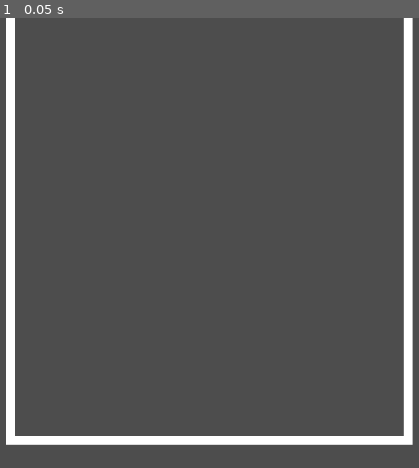
Above: before the commit, frame 1.
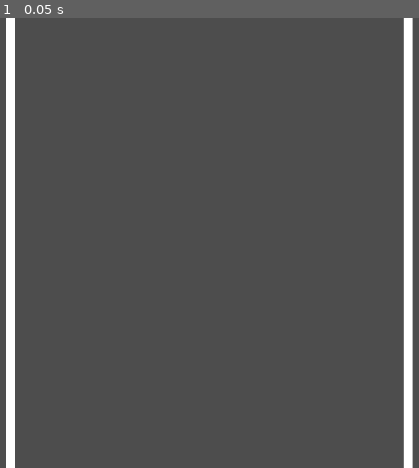
Above: after the commit, the same moment.

Repository: kksgandhi/other-peoples-money
Game: Godot game, scene res://scenes/game.tscn
The game is run twice, just before and just after one commit, with the same random seed, the same clock (stepped at 60 frames per second) and the same inputs.
Inputs:
- Up to frame 1 (0.05 s): no input

The runs differ from the first frame. In frame 1, 2.1% of the frame differs, in the area x 1-99%, y 92-100%.

Commit message:
code cleanup

Diff:
--- a/scenes/game.gd
+++ b/scenes/game.gd
@@ -3,19 +3,21 @@
 const tetromino_scene = preload("res://scenes/tetrominos/tetromino_s.tscn")
 
 func _input(event):
+  handle_spawn_tetromino(event)
+
+func handle_spawn_tetromino(event):
   if event.is_action_pressed("debug"):
     var spawned_tetromino = tetromino_scene.instantiate()
     %tetrominos.add_child(spawned_tetromino)
     spawned_tetromino.position = %SpawnLocation.position
     spawned_tetromino.scale = Vector2(32, 32)
 
-@export var camera_move_speed := 0.1
 func _process(_delta):
   move_upwards_as_tetrominos_fall()
-  %MainCamera.position = lerp(%MainCamera.position, %CameraDestination.position, camera_move_speed)
 
 @export var breaking_position = 400
 @export var game_movement_offset = 500
+@export var camera_move_speed := 0.1
 func move_upwards_as_tetrominos_fall():
   var highest_tetromino_y_position = 810
   for tetromino in %tetrominos.get_children():
@@ -25,3 +27,4 @@
     var desired_offset = highest_tetromino_y_position - game_movement_offset
     %CameraDestination.position.y = %OriginalCameraDestination.position.y + desired_offset
     %SpawnLocation.position.y = %OriginalSpawnLocation.position.y + desired_offset
+  %MainCamera.position = lerp(%MainCamera.position, %CameraDestination.position, camera_move_speed)
--- a/scenes/game.tscn
+++ b/scenes/game.tscn
@@ -10,34 +10,34 @@
 [node name="Walls" type="Node2D" parent="."]
 
 [node name="BLCorner" type="Sprite2D" parent="Walls"]
-position = Vector2(312, 760)
+position = Vector2(312, 818)
 scale = Vector2(16, 16)
 texture = ExtResource("1_5gkvc")
 
 [node name="BRCorner" type="Sprite2D" parent="Walls"]
-position = Vector2(1028, 760)
+position = Vector2(1028, 818)
 scale = Vector2(16, 16)
 texture = ExtResource("1_5gkvc")
 
 [node name="RightWall" parent="Walls" instance=ExtResource("3_r4ug3")]
-position = Vector2(1028, -4248)
+position = Vector2(1028, -4190)
 scale = Vector2(16, 10000)
 
 [node name="Bottom" parent="Walls" instance=ExtResource("3_r4ug3")]
-position = Vector2(670, 760)
+position = Vector2(670, 818)
 scale = Vector2(700, 16)
 
 [node name="LeftWall" parent="Walls" instance=ExtResource("3_r4ug3")]
-position = Vector2(312, -4248)
+position = Vector2(312, -4190)
 scale = Vector2(16, 10000)
 
 [node name="SpawnLocation" type="Marker2D" parent="."]
 unique_name_in_owner = true
-position = Vector2(670, 226)
+position = Vector2(670, -50)
 
 [node name="OriginalSpawnLocation" type="Marker2D" parent="."]
 unique_name_in_owner = true
-position = Vector2(670, 226)
+position = Vector2(670, -50)
 
 [node name="tetrominos" type="Node2D" parent="."]
 unique_name_in_owner = true
